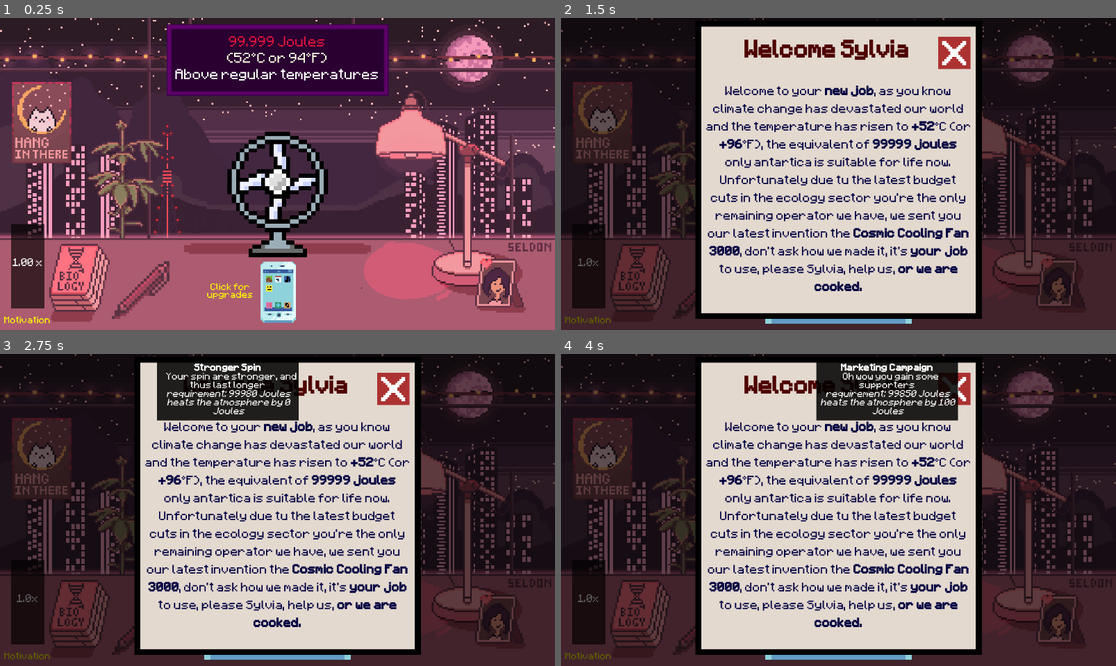
Above: before the commit, frames 1-4 (two rows, left to right).
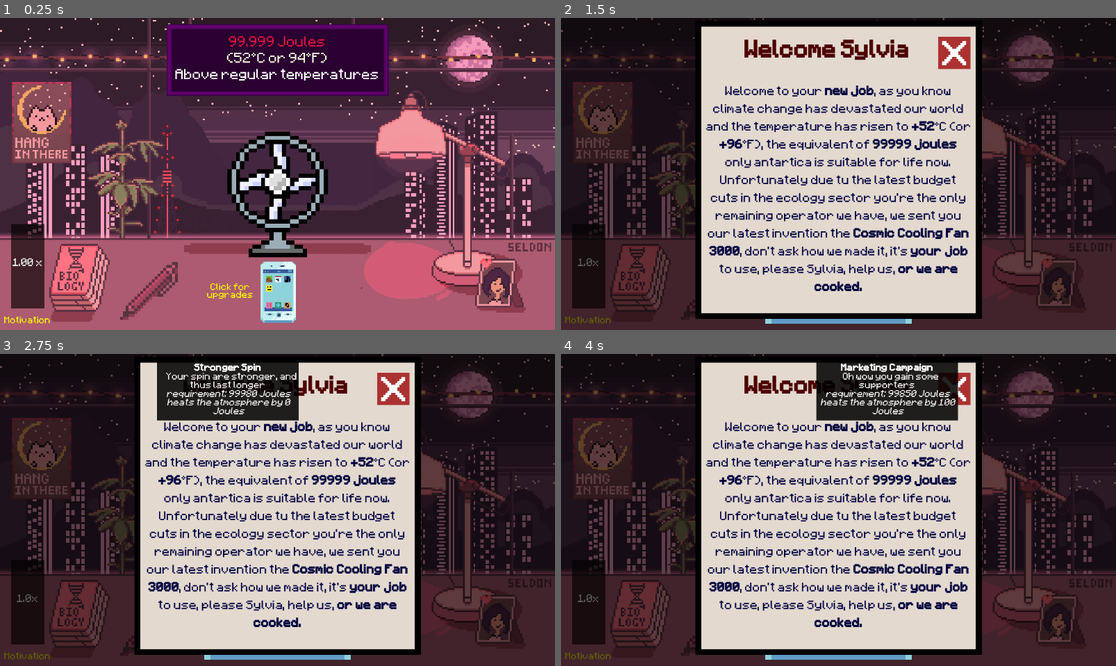
Above: after the commit, the same moments.

Repository: SeldonHh/Fan-of-the-World
Game: Godot game, scene res://Scenes/MainStuff/main.tscn
The game is run twice, just before and just after one commit, with the same random seed, the same clock (stepped at 60 frames per second) and the same inputs.
Inputs (mouse positions are in pixels of both pictures, inside the frame that each line leads up to):
- Up to frame 1 (0.25 s): no input
- Up to frame 2 (1.5 s): click (838, 192) at 0.5 s; click "Click for upgrades" at 1.25 s
- Up to frame 3 (2.75 s): click (227, 438) at 2 s
- Up to frame 4 (4 s): click (838, 438) at 2.75 s; click (888, 438) at 3.5 s

The runs differ from the first frame. In frame 1, 1.0% of the frame differs, in the area x 4-33%, y 27-97%; in frame 2, 0.2%; in frame 3, 0.2%; in frame 4, 0.2%.

Commit message:
small update

Diff:
--- a/godot/Scenes/MainStuff/cat.gd
+++ b/godot/Scenes/MainStuff/cat.gd
@@ -5,8 +5,10 @@
 const CAT = preload("uid://c0o0scc6d73n8")
 const CAT_HAPPY = preload("uid://byk5634nwso25")
 var pet_cat := true
+
 func _on_pressed() -> void:
 	if pet_cat:
+		pet_cat = false
 		self.texture_normal = CAT_HAPPY
 		Global.motivation.add_motivation(1)
 		cat_sfx.pitch_scale = randf_range(0.9,1.1)
@@ -20,7 +22,11 @@
 			new_tween.tween_callback(func():
 				pet_cat = true))
 
+@onready var bg: TextureRect = %BG
 
 func _on_timer_timeout() -> void:
 	if pet_cat:
 		self.texture_normal=CAT
+
+func _process(_delta: float) -> void:
+	self.modulate = bg.modulate
--- a/godot/Scenes/MainStuff/fan.gd
+++ b/godot/Scenes/MainStuff/fan.gd
@@ -75,7 +75,7 @@
 		if Input.is_action_just_pressed("Debug"):
 			var temp = fanning_power
 			add_power(9998)
-			Global.motivation.add_motivation(0)
+			Global.motivation.add_motivation(500)
 			spin()
 			await get_tree().create_timer(spinning_time).timeout
 			fanning_power = temp
@@ -113,7 +113,7 @@
 		label.horizontal_alignment = HORIZONTAL_ALIGNMENT_CENTER
 		label.vertical_alignment = VERTICAL_ALIGNMENT_CENTER
 		self.add_child(label)
-		await get_tree().create_timer(5).timeout
+		await get_tree().create_timer(.5).timeout
 		label.queue_free()
 
 func start_constant_spin():
@@ -136,7 +136,8 @@
 				Global.lower_joules(fanning_power* crit_damage)
 			else:
 				Global.lower_joules(fanning_power)
-			Global.motivation.add_motivation(motivation_on_turn)
+			if !Global.stop_lowering_joules:
+				Global.motivation.add_motivation(motivation_on_turn)
 		fan_texture.texture = TEXTURES[texture_index]
 		await get_tree().create_timer(ANIM_IPS/speed_scale).timeout
 	constant_spin_running = false
--- a/godot/Scenes/MainStuff/main.tscn
+++ b/godot/Scenes/MainStuff/main.tscn
@@ -86,6 +86,7 @@
 autostart = true
 
 [node name="BG" type="TextureRect" parent="." unique_id=471589372]
+unique_name_in_owner = true
 z_index = -99
 layout_mode = 1
 anchors_preset = 15
@@ -373,17 +374,24 @@
 metadata/_custom_type_script = "uid://dwhrx03b2c174"
 metadata/_edit_use_anchors_ = true
 
-[node name="Pen" type="TextureButton" parent="." unique_id=1977027622]
-layout_mode = 1
-anchors_preset = -1
-anchor_left = 0.201
-anchor_top = 0.77900004
-anchor_right = 0.30600002
-anchor_bottom = 0.96500003
-offset_left = 0.44799805
-offset_top = 0.2079773
-offset_right = -0.5120239
-offset_bottom = -0.32000732
+[node name="Pen_Holder" type="Control" parent="." unique_id=1502264755]
+layout_mode = 1
+anchor_left = 0.21900001
+anchor_top = 0.78200006
+anchor_right = 0.317
+anchor_bottom = 0.98300004
+offset_left = -0.28800964
+offset_top = 0.26394653
+offset_right = -0.18399048
+offset_bottom = 0.015991211
+
+[node name="Pen" type="TextureButton" parent="Pen_Holder" unique_id=1977027622]
+layout_mode = 1
+anchors_preset = 15
+anchor_right = 1.0
+anchor_bottom = 1.0
+grow_horizontal = 2
+grow_vertical = 2
 mouse_default_cursor_shape = 2
 texture_normal = ExtResource("16_qyqbn")
 script = ExtResource("17_6bhj2")
@@ -413,36 +421,42 @@
 volume_db = -3.649
 script = ExtResource("22_gys0y")
 
-[node name="cat" type="TextureButton" parent="." unique_id=1243155426]
-layout_mode = 1
-anchors_preset = -1
-anchor_left = 0.049000002
-anchor_top = 0.264
-anchor_right = 0.102000006
-anchor_bottom = 0.386
-offset_left = 0.55199814
-offset_top = -0.072006226
-offset_right = -0.50400543
-offset_bottom = -0.12800598
+[node name="Cat_Holder" type="Control" parent="." unique_id=464039378]
+layout_mode = 1
+anchor_left = 0.048611112
+anchor_top = 0.27006173
+anchor_right = 0.10270833
+anchor_bottom = 0.37218517
+offset_right = -0.3199997
+offset_bottom = -0.1760025
+metadata/_edit_use_anchors_ = true
+
+[node name="cat" type="TextureButton" parent="Cat_Holder" unique_id=1243155426]
+layout_mode = 1
+anchors_preset = 15
+anchor_right = 1.0
+anchor_bottom = 1.0
+grow_horizontal = 2
+grow_vertical = 2
 mouse_default_cursor_shape = 2
 texture_normal = ExtResource("24_divm2")
 ignore_texture_size = true
 stretch_mode = 5
 script = ExtResource("25_sencb")
 
-[node name="cat_sfx" type="AudioStreamPlayer" parent="cat" unique_id=779481052]
+[node name="cat_sfx" type="AudioStreamPlayer" parent="Cat_Holder/cat" unique_id=779481052]
 stream = ExtResource("25_oh3iw")
 script = ExtResource("22_gys0y")
 minus_db = 3
 
-[node name="Timer" type="Timer" parent="cat" unique_id=1195471993]
+[node name="Timer" type="Timer" parent="Cat_Holder/cat" unique_id=1195471993]
 wait_time = 5.0
 autostart = true
 
 [connection signal="timeout" from="Timer" to="." method="_on_timer_timeout"]
 [connection signal="pressed" from="Motivationbar/MotivationButton" to="Motivationbar" method="_on_button_pressed"]
 [connection signal="pressed" from="Phone" to="Phone" method="_on_pressed"]
-[connection signal="pressed" from="Pen" to="Pen" method="_on_pressed"]
-[connection signal="pressed" from="cat" to="cat" method="_on_pressed"]
-[connection signal="resized" from="cat" to="cat" method="_on_resized"]
-[connection signal="timeout" from="cat/Timer" to="cat" method="_on_timer_timeout"]
+[connection signal="pressed" from="Pen_Holder/Pen" to="Pen_Holder/Pen" method="_on_pressed"]
+[connection signal="pressed" from="Cat_Holder/cat" to="Cat_Holder/cat" method="_on_pressed"]
+[connection signal="resized" from="Cat_Holder/cat" to="Cat_Holder/cat" method="_on_resized"]
+[connection signal="timeout" from="Cat_Holder/cat/Timer" to="Cat_Holder/cat" method="_on_timer_timeout"]
--- a/godot/Scenes/MainStuff/pen.gd
+++ b/godot/Scenes/MainStuff/pen.gd
@@ -1,5 +1,5 @@
 extends TextureButton
-@onready var bg: TextureRect = $"../BG"
+@onready var bg: TextureRect = %BG
 
 func _process(_delta: float) -> void:
 	self.modulate = bg.modulate
Binary file changed: godot/Assets/upgrades/blades.png
Binary file changed: godot/Assets/upgrades/child.png
Binary file changed: godot/Assets/upgrades/crit.png
Binary file changed: godot/Assets/upgrades/fist.png
Binary file changed: godot/Assets/upgrades/health.png
Binary file changed: godot/Assets/upgrades/no_child.png
Binary file changed: godot/Assets/upgrades/stamina.png
Binary file changed: godot/Assets/upgrades/strong_blades.png
